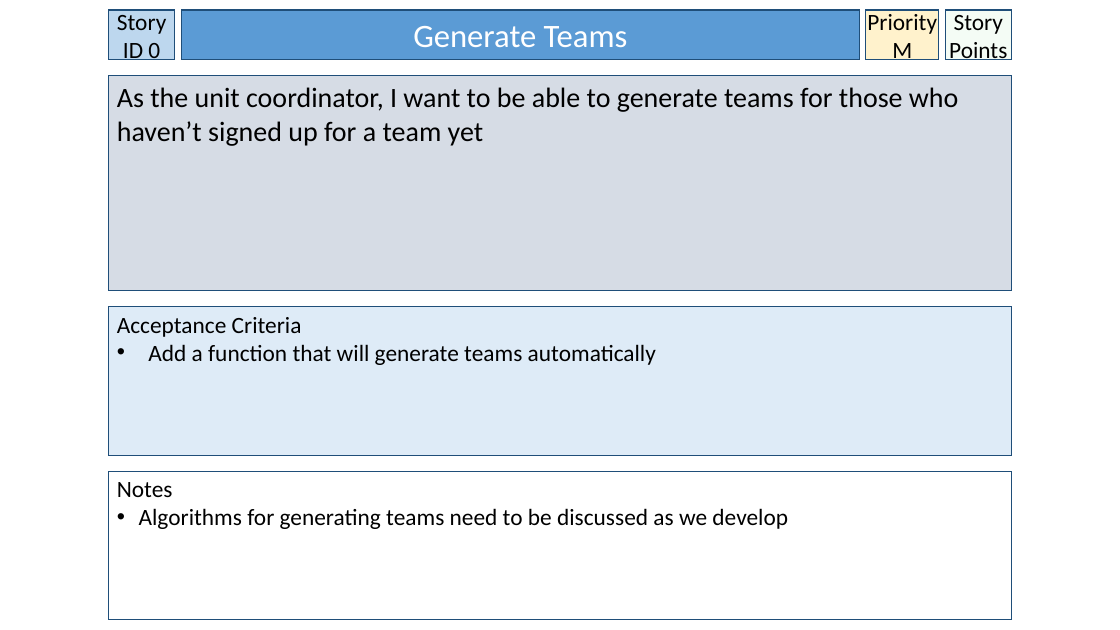
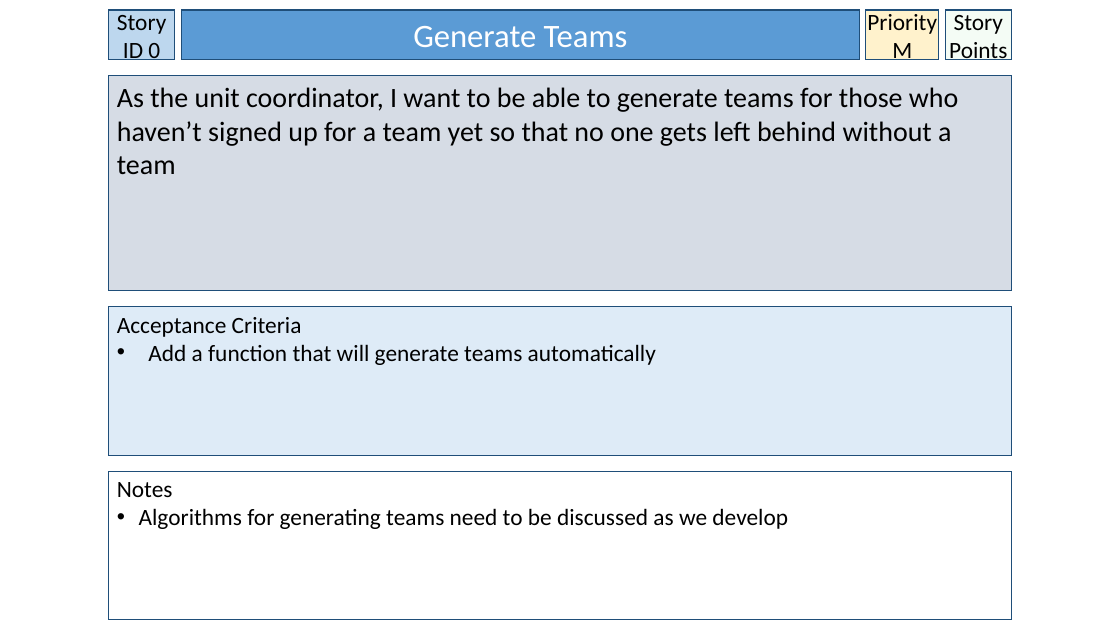
Before and after one commit to BrissyKim/group14, a slide deck: slide 5 of User_story/Yoon User Stories.pptx. Drawn at 1120x630 pixels with LibreOffice and Linux fonts; fonts in the diff are those of the drawing. Boxes give left, top, right and bottom in pixels: in the first picture for what was removed or moved away, otherwise in the second. Text is boxed around its words. In the diff, an @@ line names an element or a change of style, - is before the commit and + after.

```diff
--- a/User_story/Yoon User Stories.pptx
+++ b/User_story/Yoon User Stories.pptx
@@ text in rectangle at box(117, 87, 958, 174): text changed @@
-As the unit coordinator, I want to be able to generate teams for those who haven’t signed up for a team yet
+As the unit coordinator, I want to be able to generate teams for those who haven’t signed up for a team yet so that no one gets left behind without a team
```
Also in this commit, not shown: 11 other slides changed, 2 slides added.
